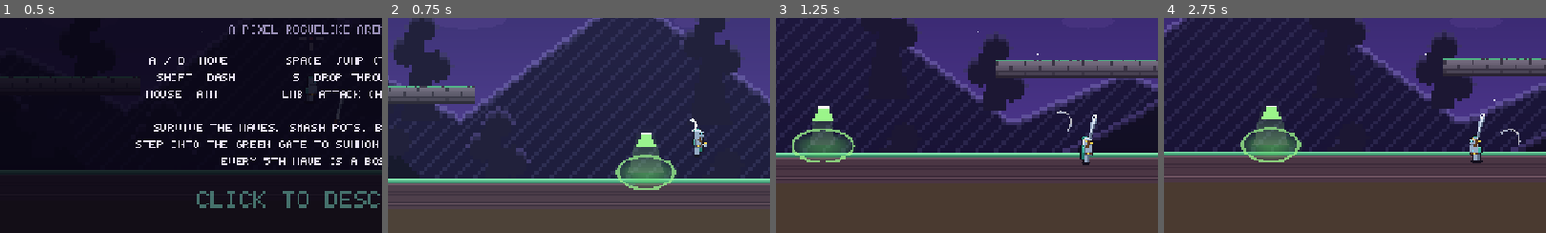
Above: before the commit, frames 1-4 (left to right).
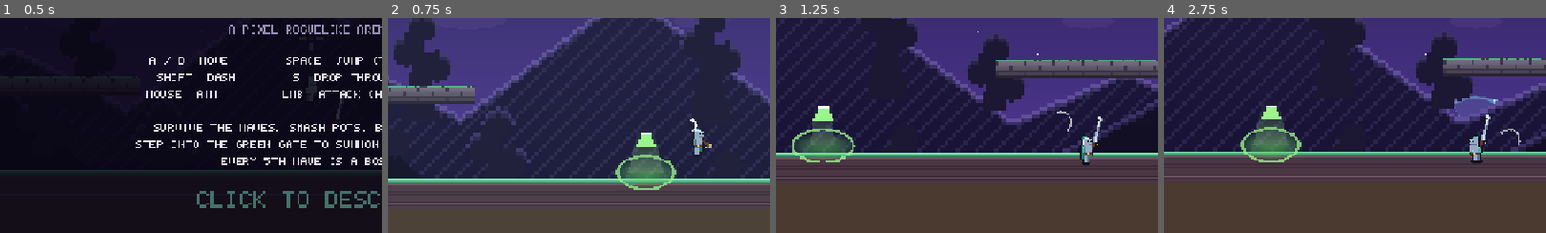
Above: after the commit, the same moments.

Repository: AvSBF/layer-defence
Game: Godot game, scene res://Scenes/World.tscn
Same seed, same stepped clock (60 frames per second), same inputs: the game is played once before the commit and once after it.
Inputs (mouse positions are % of the whole screen's width and height, from its top left):
- Up to frame 1 (0.5 s): no input
- Up to frame 2 (0.75 s): tap Enter (ui_accept) at 0.5 s; move the mouse to (72, 45) at 0.52 s; press the mouse at (72, 45) at 0.53 s; hold D (key_right) from 0.53 s (still down)
- Up to frame 3 (1.25 s): keep holding D (key_right); tap Space (jump) at 0.77 s; tap Shift (dash) at 0.8 s
- Up to frame 4 (2.75 s): move the mouse to (30, 55) at 1.27 s; release the mouse at (30, 55) at 1.28 s; tap Shift (dash) at 1.35, 2.3 s; tap Space (jump) at 1.52 s; click (30, 55) at 1.55 s; move the mouse to (60, 28) at 2.02 s; release D (key_right) at 2.03 s; press the mouse at (60, 28) at 2.03 s; hold A (key_left) from 2.03 s (still down)
The pictures show only the part of the screen within x 9-59%, y 34-84%; the shares and areas given below are measured in that part.

Frame 1 is identical in both runs. In frame 2, less than 0.1% of the frame differs, in the area x 81-85%, y 55-61%; in frame 3, 0.3%; in frame 4, 0.5%, in the area x 76-88%, y 36-61%.

Commit message:
fix: weapon mirroring + reach indicator, readable bat AI, camera lean, shop EQUIP
- weapon flip was applied twice (parent scale + sprite flip_h) so it cancelled
  out and the sword always swung right; now only the Weapon node mirrors
- weapon pivot moved onto the art's grip (bow/staff redrawn), sprites sit in
  the knight's hand and arrows leave the bow instead of his chest
- new reach indicator: translucent wedge matching the exact melee hitbox,
  dashed beam + range circle for ranged weapons (updates with upgrades)
- flying enemies project a ground shadow (height-faded) so their altitude reads
- bats now hover -> telegraph 0.34s -> dive 470px/s -> recover, instead of
  drifting invisibly next to the player
- camera leans towards the portal (clamped to 96x110px) during a drop instead
  of just sliding up; framing offset -240 -> -90
- shop: re-equipping an owned weapon (cost 0) was swallowed by spend(0) == false;
  buttons are never hard-disabled now, unaffordable cards shake + say why,
  sold cards keep their identity, equipped weapon shows EQUIPPED
- docs: new chapter 16 (readability) + camera/shop notes

Diff:
--- a/Resources/Player/Player.tscn
+++ b/Resources/Player/Player.tscn
@@ -1,6 +1,7 @@
-[gd_scene load_steps=6 format=3]
+[gd_scene load_steps=7 format=3]
 
 [ext_resource type="Script" path="res://Scripts/Player/player.gd" id="1_player"]
+[ext_resource type="Script" path="res://Scripts/Player/weapon_reach.gd" id="2_reach"]
 
 [sub_resource type="RectangleShape2D" id="RectangleShape2D_player"]
 size = Vector2(11, 30)
@@ -10,8 +11,12 @@
 
 [node name="Player" type="CharacterBody2D" groups=["player"]]
 collision_layer = 2
-collision_mask = 1
+collision_mask = 3
 script = ExtResource("1_player")
+
+[node name="Reach" type="Node2D" parent="."]
+z_index = -1
+script = ExtResource("2_reach")
 
 [node name="Shape" type="CollisionShape2D" parent="."]
 shape = SubResource("RectangleShape2D_player")
--- a/Resources/Prefabs/Enemy/Enemy.tscn
+++ b/Resources/Prefabs/Enemy/Enemy.tscn
@@ -1,7 +1,8 @@
-[gd_scene load_steps=4 format=3]
+[gd_scene load_steps=5 format=3]
 
 [ext_resource type="Script" path="res://Scripts/Enemies/enemy.gd" id="1_enemy"]
 [ext_resource type="Script" path="res://Scripts/Enemies/enemy_health_bar.gd" id="2_bar"]
+[ext_resource type="Script" path="res://Scripts/Enemies/enemy_shadow.gd" id="3_shadow"]
 
 [sub_resource type="RectangleShape2D" id="RectangleShape2D_body"]
 size = Vector2(12, 12)
@@ -11,6 +12,9 @@
 collision_mask = 5
 script = ExtResource("1_enemy")
 
+[node name="Shadow" type="Node2D" parent="."]
+script = ExtResource("3_shadow")
+
 [node name="Sprite" type="AnimatedSprite2D" parent="."]
 position = Vector2(0, 3)
 
--- a/Scripts/Autoload/game_state.gd
+++ b/Scripts/Autoload/game_state.gd
@@ -61,6 +61,7 @@
 var time_alive : float = 0.0
 var autotest : bool = false
 var autotest_mortal : bool = false
+var aim_lock : Vector2 = Vector2.ZERO
 
 ## Set by the world so GameState can heal / revive / kill the player.
 var player : Node = null
--- a/Scripts/Data/enemy_catalog.gd
+++ b/Scripts/Data/enemy_catalog.gd
@@ -30,6 +30,7 @@
 		"sheet": "Enemies/bat_%s.png", "frame": Vector2i(16, 12), "scale": 1.0,
 		"body": Vector2(14, 10), "sprite_lift": 0.0, "flying": true,
 		"attack_range": 16.0, "attack_cd": 0.9, "knockback_res": 0.1, "hover": 46.0,
+		"windup": 0.34, "dive_speed": 470.0, "dive_time": 0.36, "dive_cd": 2.1,
 		"fps": 10.0,
 	},
 	"skeleton": {
--- a/Scripts/Enemies/enemy.gd
+++ b/Scripts/Enemies/enemy.gd
@@ -40,6 +40,11 @@
 var _stuck_timer : float = 0.0
 var _spawn_grace : float = 0.4
 var _drop_timer : float = 0.0
+var _windup_timer : float = 0.0
+var _dive_timer : float = 0.0
+var _dive_cooldown : float = 0.0
+var _dive_dir : Vector2 = Vector2.ZERO
+var _telegraph : float = 0.0
 var _phase : int = 1
 var action_lock : float = 0.0
 var _slam_pending : bool = false
@@ -192,6 +197,8 @@
 		col = col.lerp(Color(1.35, 1.3, 0.6), 0.5)
 	if _phase == 2 and boss:
 		col = col.lerp(Color(1.0, 0.4, 0.4), 0.3)
+	if _telegraph > 0.0:
+		col = col.lerp(Color(1.9, 1.1, 0.7), _telegraph * 0.8)
 	if _hit_flash > 0.0:
 		col = Color(3, 3, 3, col.a)
 	sprite.modulate = col
@@ -229,7 +236,7 @@
 			if _attack_cd <= 0.0 and dist < float(data.get("attack_range", 20.0)) + 8.0:
 				_melee_swing()
 		"flyer":
-			_fly_towards(to_target, delta)
+			_flyer(to_target, dist, delta)
 			if _attack_cd <= 0.0 and dist < float(data.get("attack_range", 18.0)) + 6.0:
 				_melee_swing()
 		"thrower", "archer", "caster":
@@ -278,6 +285,45 @@
 	velocity = velocity.lerp(target_vel, clampf(5.0 * delta, 0.0, 1.0))
 	_play_anim("run")
 
+## Bats (and other flyers) hover next to the player, telegraph a wind-up, then
+## swoop through. The pattern is deliberately readable: hold -> flash -> dive.
+func _flyer(to_target : Vector2, dist : float, delta : float) -> void:
+	var sp := speed * slow_factor
+	if _windup_timer > 0.0:
+		_windup_timer -= delta
+		velocity = velocity.lerp(Vector2.ZERO, clampf(8.0 * delta, 0.0, 1.0))
+		_telegraph = 1.0
+		_play_anim("attack")
+		if _windup_timer <= 0.0:
+			_telegraph = 0.0
+			_dive_dir = (target.global_position + Vector2(0, -6) - global_position).normalized()
+			_dive_timer = float(data.get("dive_time", 0.36))
+			Audio.play("swing", 0.2, -10.0)
+			FX.play("dust", global_position, {"scale": 0.7, "modulate": Color("#b79bf0")})
+		return
+	if _dive_timer > 0.0:
+		_dive_timer -= delta
+		velocity = _dive_dir * float(data.get("dive_speed", 470.0))
+		_play_anim("attack")
+		if _dive_timer <= 0.0:
+			_dive_cooldown = float(data.get("dive_cd", 2.1))
+			_play_anim("run")
+		return
+	if _dive_cooldown > 0.0:
+		_dive_cooldown -= delta
+	# hover at a readable stand-off point above and to the side of the player
+	var hover := float(data.get("hover", 46.0))
+	var side := -1.0 if to_target.x >= 0.0 else 1.0
+	var anchor := target.global_position + Vector2(side * 42.0, -hover - 26.0)
+	var to_anchor := anchor - global_position
+	var target_vel := to_anchor.normalized() * sp
+	target_vel.y += sin(_wobble * 3.4) * 22.0
+	velocity = velocity.lerp(target_vel, clampf(4.5 * delta, 0.0, 1.0))
+	_play_anim("run")
+	if _dive_cooldown <= 0.0 and dist < 260.0 and to_target.y > -230.0:
+		_windup_timer = float(data.get("windup", 0.34))
+		_dive_cooldown = 0.0001
+
 func _kiter(to_target : Vector2, dist : float, delta : float, keep : float) -> void:
 	var sp := speed * slow_factor
 	if dist > keep + 18.0:
--- /dev/null
+++ b/Scripts/Enemies/enemy_shadow.gd
@@ -0,0 +1,49 @@
+extends Node2D
+
+## Ground shadow for flying enemies. A raycast finds the floor (or platform)
+## underneath, and a squashed dark ellipse is drawn there, fading with height.
+## It is the cheapest way to answer "where is that bat, actually?".
+
+const MAX_HEIGHT := 420.0
+
+var enemy : Enemy
+var _height : float = 0.0
+var _ground_y : float = 0.0
+var _has_ground : bool = false
+
+func _ready() -> void:
+	enemy = get_parent() as Enemy
+	z_index = 1
+	z_as_relative = false
+	visible = false
+
+func _physics_process(_delta : float) -> void:
+	if enemy == null or not is_instance_valid(enemy):
+		return
+	if not enemy.flying or enemy.is_dead:
+		visible = false
+		return
+	var space := get_world_2d().direct_space_state
+	if space == null:
+		return
+	var from := enemy.global_position + Vector2(0, 8)
+	var params := PhysicsRayQueryParameters2D.create(from, from + Vector2(0, 900))
+	params.collision_mask = 1 | 2
+	params.exclude = [enemy.get_rid()]
+	var hit := space.intersect_ray(params)
+	if hit.is_empty():
+		visible = false
+		return
+	_has_ground = true
+	_ground_y = hit.position.y
+	_height = clampf(_ground_y - from.y, 0.0, MAX_HEIGHT)
+	global_position = Vector2(enemy.global_position.x, _ground_y - 1.0)
+	var t : float = 1.0 - _height / MAX_HEIGHT
+	scale = Vector2(0.45 + 0.75 * t, (0.45 + 0.75 * t) * 0.38)
+	modulate.a = 0.10 + 0.30 * t
+	visible = true
+
+func _draw() -> void:
+	if not _has_ground:
+		return
+	draw_circle(Vector2.ZERO, 7.0, Color(0.03, 0.02, 0.07, 1.0))
--- a/Scripts/Player/player.gd
+++ b/Scripts/Player/player.gd
@@ -206,15 +206,24 @@
 			"modulate": Color(0.6, 1.4, 1.5, 0.8)})
 
 func _update_aim() -> void:
-	var mouse := get_global_mouse_position()
-	if absf(mouse.x - global_position.x) > 4.0:
-		facing = 1 if mouse.x > global_position.x else -1
+	# the knight always faces where he is aiming (mouse, or the demo bot's
+	# override), and the weapon pose follows in the same frame
+	var aim := aim_direction()
+	var reference : Vector2 = global_position + aim
+	if absf(reference.x - global_position.x) > 0.1:
+		facing = 1 if reference.x > global_position.x else -1
 	_update_weapon_pose()
 
+const HAND_OFFSET := Vector2(4.0, 2.0)   ## where the hand is, relative to the body centre
+const WEAPON_FRAME := Vector2(40.0, 40.0)
+const WEAPON_PIVOT := Vector2(20.0, 34.0)
+
 func _update_weapon_pose() -> void:
+	# one mirror only: the whole Weapon node flips, so the artwork, the swing
+	# arc and the pivot all turn together (a second flip_h would cancel out)
 	weapon_root.scale.x = float(facing)
-	weapon_sprite.flip_h = facing < 0
-	weapon_sprite.position = Vector2(-20.0, -34.0)
+	weapon_sprite.flip_h = false
+	weapon_sprite.position = HAND_OFFSET - WEAPON_PIVOT
 
 func aim_direction() -> Vector2:
 	if GameState.autotest and aim_override.length() > 0.01:
@@ -269,8 +278,10 @@
 	var hit_something : bool = false
 	var slash : String = str(weapon.get("slash", "slash_steel"))
 	if slash != "":
+		# the arc sheet already spans both sides of the aim direction, so the
+		# rotation alone points it at the target (no extra flip)
 		FX.play(slash, global_position + Vector2(0, -2), {"rotation": aim.angle(), "scale": reach / 40.0,
-			"flip": aim.x < 0.0, "z": 15})
+			"z": 15})
 	FX.shake(float(weapon.get("shake", 0.08)))
 
 	# circle query, then filter by the weapon's swing arc
@@ -315,7 +326,9 @@
 	var count : int = 1 + int(GameState.get_stat("projectile_bonus"))
 	var pierce : int = int(weapon.get("pierce_count", 0)) + int(GameState.get_stat("pierce_bonus"))
 	var spread : float = 0.09
-	var origin : Vector2 = weapon_root.global_position + Vector2(facing * 8.0, -6.0)
+	# muzzle sits at the hand (mirrored with facing) and a bit along the aim,
+	# so arrows visibly leave the bow instead of the character's chest
+	var origin : Vector2 = global_position + Vector2(HAND_OFFSET.x * facing, HAND_OFFSET.y) + aim * 12.0
 	for i in count:
 		var offset := 0.0
 		if count > 1:
--- /dev/null
+++ b/Scripts/Player/weapon_reach.gd
@@ -0,0 +1,67 @@
+extends Node2D
+
+## Aim helper drawn on the floor under the player: a soft wedge for melee
+## weapons (exact reach + swing arc) and a dashed beam for ranged ones. Purely
+## cosmetic, but it is the difference between "I think I can hit that" and
+## "I know I can hit that".
+
+const MELEE_COLOR := Color(0.55, 0.95, 1.0)
+const RANGED_COLOR := Color(1.0, 0.86, 0.45)
+
+var player : Player
+
+func _ready() -> void:
+	player = get_parent() as Player
+	z_index = -1
+	z_as_relative = false
+	queue_redraw()
+
+func _process(_delta : float) -> void:
+	queue_redraw()
+
+func _draw() -> void:
+	if player == null or not is_instance_valid(player) or player.is_dead:
+		return
+	if player.weapon.is_empty():
+		return
+	if GameState.health <= 0:
+		return
+	var aim : Vector2 = player.aim_direction()
+	var range_stat : float = 1.0 + GameState.get_stat("range_mult")
+	if str(player.weapon.get("kind", "melee")) == "melee":
+		_draw_melee(aim, range_stat)
+	else:
+		_draw_ranged(aim)
+
+func _draw_melee(aim : Vector2, range_stat : float) -> void:
+	var reach : float = float(player.weapon.get("range", 40.0)) * range_stat
+	var arc : float = deg_to_rad(float(player.weapon.get("arc", 110.0)))
+	var base : float = aim.angle()
+	var steps : int = 16
+	# translucent wedge = the actual hit zone
+	var points := PackedVector2Array()
+	points.append(Vector2.ZERO)
+	for i in steps + 1:
+		var a : float = base - arc * 0.5 + arc * (float(i) / float(steps))
+		points.append(Vector2(cos(a), sin(a)) * reach)
+	draw_colored_polygon(points, Color(MELEE_COLOR.r, MELEE_COLOR.g, MELEE_COLOR.b, 0.10))
+	# outline arc + side edges
+	draw_arc(Vector2.ZERO, reach, base - arc * 0.5, base + arc * 0.5, 26,
+		Color(MELEE_COLOR.r, MELEE_COLOR.g, MELEE_COLOR.b, 0.42), 1.8, true)
+	var side := Color(MELEE_COLOR.r, MELEE_COLOR.g, MELEE_COLOR.b, 0.24)
+	draw_line(Vector2.ZERO, Vector2.from_angle(base - arc * 0.5) * reach, side, 1.0)
+	draw_line(Vector2.ZERO, Vector2.from_angle(base + arc * 0.5) * reach, side, 1.0)
+	# small tick right in front, so the "sweet spot" reads at a glance
+	draw_circle(aim * reach, 2.2, Color(MELEE_COLOR.r, MELEE_COLOR.g, MELEE_COLOR.b, 0.6))
+
+func _draw_ranged(aim : Vector2) -> void:
+	var reach : float = minf(float(player.weapon.get("range", 400.0)), 300.0)
+	var seg : float = 16.0
+	var count : int = maxi(3, int(reach / seg))
+	for i in count:
+		var t0 : float = float(i) / float(count)
+		var alpha : float = 0.34 * (1.0 - t0 * 0.75)
+		draw_line(aim * seg * i, aim * seg * (i + 1),
+			Color(RANGED_COLOR.r, RANGED_COLOR.g, RANGED_COLOR.b, alpha), 2.0)
+	draw_arc(aim * reach, 5.0, 0.0, TAU, 14,
+		Color(RANGED_COLOR.r, RANGED_COLOR.g, RANGED_COLOR.b, 0.24), 1.5, true)
--- a/Scripts/UI/shop.gd
+++ b/Scripts/UI/shop.gd
@@ -169,7 +169,9 @@
 	box.add_theme_constant_override("separation", 6)
 	panel.add_child(box)
 
-	var is_weapon : bool = offer["type"] == "weapon"
+	# "sold" cards keep showing what they were, not whatever id happens to
+	# resolve next
+	var is_weapon : bool = str(offer.get("was", offer["type"])) == "weapon"
 	var data : Dictionary
 	if is_weapon:
 		data = WeaponCatalog.get_weapon(offer["id"])
@@ -244,14 +246,22 @@
 	if index < 0 or index >= _offers.size():
 		return
 	var offer : Dictionary = _offers[index]
+	if offer["type"] == "sold":
+		return
 	var cost : int = _cost_of(offer)
-	if GameState.coins < cost:
-		GameState.spend(cost)  # triggers the "not enough" feedback
-		return
-	if not GameState.spend(cost):
-		return
+	# cost 0 still has to go through (re-equipping an owned weapon is free) -
+	# GameState.spend(0) reports false, so it is handled explicitly here
+	if cost > 0:
+		if GameState.coins < cost:
+			GameState.spend(cost)  # plays the "NOT ENOUGH COINS" feedback
+			_shake_card(index)
+			return
+		if not GameState.spend(cost):
+			return
 	if offer["type"] == "weapon":
-		if GameState.player != null:
+		if GameState.player != null and is_instance_valid(GameState.player):
+			if str(GameState.player.weapon_id) == str(offer["id"]):
+				return  # already in hand
 			GameState.player.equip(offer["id"])
 		GameState.mark_weapon_owned(offer["id"])
 		Audio.play("buy", 0.05, 2.0)
@@ -260,11 +270,37 @@
 		GameState.apply_upgrade(up)
 		Audio.play("buy")
 	FX.flash(Color("#ffd34d"), 0.12)
-	# card becomes SOLD
-	_offers[index] = {"type": "sold", "id": offer["id"]}
+	# card becomes SOLD (remembering what it was, for the card face)
+	_offers[index] = {"type": "sold", "id": offer["id"], "was": offer["type"]}
 	_repopulate_card(index)
 	_refresh_coins()
 	Audio.play("coin", 0.05, -2.0)
+	_flash_card(index)
+
+## Little "no" wiggle for a card the player cannot afford yet.
+func _shake_card(index : int) -> void:
+	if index >= _card_nodes.size():
+		return
+	var card : Node = _card_nodes[index]
+	if not is_instance_valid(card) or not (card is Control):
+		return
+	var c := card as Control
+	var base := c.position
+	var t := create_tween()
+	for i in 3:
+		t.tween_property(c, "position:x", base.x + (6.0 if i % 2 == 0 else -6.0), 0.05)
+	t.tween_property(c, "position:x", base.x, 0.05)
+
+## Little pop on the card that was just bought.
+func _flash_card(index : int) -> void:
+	if index >= _card_nodes.size():
+		return
+	var card : Node = _card_nodes[index]
+	if not is_instance_valid(card):
+		return
+	var t := create_tween()
+	card.scale = Vector2(1.08, 1.08)
+	t.tween_property(card, "scale", Vector2.ONE, 0.22).set_trans(Tween.TRANS_BACK).set_ease(Tween.EASE_OUT)
 
 func _cost_of(offer : Dictionary) -> int:
 	if offer["type"] == "weapon":
@@ -284,15 +320,17 @@
 	_cards_box.move_child(card, index)
 	_card_nodes[index] = card
 
-## Used by the demo bot / attract mode: buy the cheapest thing we can afford.
+## Used by the demo bot / attract mode: weapons first (that also keeps the
+## EQUIP path exercised on every smoke test), then whatever is affordable.
 func autobuy() -> void:
-	for i in _offers.size():
-		var offer : Dictionary = _offers[i]
-		if offer["type"] == "sold":
-			continue
-		if GameState.coins >= _cost_of(offer):
-			_buy(i)
-			return
+	for wanted in ["weapon", "upgrade"]:
+		for i in _offers.size():
+			var offer : Dictionary = _offers[i]
+			if offer["type"] != wanted:
+				continue
+			if GameState.coins >= _cost_of(offer):
+				_buy(i)
+				return
 
 func _on_reroll() -> void:
 	var cost := 4 + GameState.shop_rerolls * 3
@@ -327,9 +365,19 @@
 			btn.disabled = true
 			continue
 		var cost := _cost_of(offer)
-		btn.disabled = GameState.coins < cost
+		# never hard-disable: a click on an unaffordable card must explain
+		# itself ("NOT ENOUGH COINS") instead of doing nothing
+		var affordable : bool = GameState.coins >= cost
+		btn.modulate = Color.WHITE if affordable else Color(0.55, 0.55, 0.65)
 		if offer["type"] == "weapon":
-			btn.text = "EQUIP  %d" % cost
+			var equipped_now : bool = (GameState.player != null
+				and is_instance_valid(GameState.player)
+				and str(GameState.player.weapon_id) == str(offer["id"]))
+			if equipped_now:
+				btn.text = "EQUIPPED"
+				btn.modulate = Color(0.75, 1.0, 0.85)
+			else:
+				btn.text = "EQUIP  %d" % cost
 		else:
 			btn.text = "BUY  %d" % cost
 
--- a/Scripts/Utils/demo_bot.gd
+++ b/Scripts/Utils/demo_bot.gd
@@ -82,7 +82,9 @@
 func _aim() -> void:
 	var target := _closest_enemy()
 	var aim := Vector2(1, 0)
-	if target != null:
+	if GameState.aim_lock.length() > 0.01:
+		aim = GameState.aim_lock.normalized()
+	elif target != null:
 		aim = (target.global_position - player.global_position).normalized()
 	_aim_angle = lerp_angle(_aim_angle, aim.angle(), 0.12)
 	if "aim_override" in player:
--- a/Scripts/World/arena_camera.gd
+++ b/Scripts/World/arena_camera.gd
@@ -17,6 +17,12 @@
 @export var look_ahead : float = 48.0
 @export var look_offset_y : float = -50.0
 @export var look_offset_speed : float = 2.2
+@export var focus_speed : float = 2.6
+## How far the camera may lean away from the player when framing a point of
+## interest (the portal during a drop). Small on purpose - it is a nudge, not
+## a cutscene.
+@export var focus_max : Vector2 = Vector2(96.0, 110.0)
+@export var focus_ratio : float = 0.42
 
 var trauma : float = 0.0
 var target : Node2D
@@ -27,6 +33,10 @@
 var _zoom_punch : float = 0.0
 var _shake_dir : Vector2 = Vector2.ZERO
 var _look_offset_target : float = 0.0
+var _focus_point : Vector2 = Vector2.ZERO
+var _focus_active : bool = false
+var _focus_offset : Vector2 = Vector2.ZERO
+var _focus_goal : Vector2 = Vector2.ZERO
 
 func _ready() -> void:
 	zoom = base_zoom
@@ -63,6 +73,26 @@
 	if instant:
 		look_offset_y = y
 
+## Lean a little towards a point of interest (the portal). The lean vector is
+## a fraction of the distance, clamped by `focus_max`, so the camera drifts in
+## the right direction instead of flying off to the target.
+func set_focus_point(world_pos : Vector2) -> void:
+	_focus_point = world_pos
+	_focus_active = true
+
+func clear_focus() -> void:
+	_focus_active = false
+
+func _update_focus(delta : float, player_pos : Vector2) -> void:
+	if _focus_active:
+		var to_point : Vector2 = _focus_point - player_pos
+		_focus_goal = to_point * focus_ratio
+		_focus_goal.x = clampf(_focus_goal.x, -focus_max.x, focus_max.x)
+		_focus_goal.y = clampf(_focus_goal.y, -focus_max.y, focus_max.y)
+	else:
+		_focus_goal = Vector2.ZERO
+	_focus_offset = _focus_offset.lerp(_focus_goal, clampf(focus_speed * delta, 0.0, 1.0))
+
 func add_trauma(amount : float, direction : Vector2 = Vector2.ZERO) -> void:
 	trauma = clampf(trauma + amount, 0.0, 1.0)
 	if direction.length() > 0.01:
@@ -80,7 +110,8 @@
 			look.x = clampf(look.x, -look_ahead, look_ahead)
 			look.y = clampf(look.y, -look_ahead * 0.5, look_ahead * 0.5)
 		look_offset_y = lerpf(look_offset_y, _look_offset_target, clampf(look_offset_speed * delta, 0.0, 1.0))
-		var want : Vector2 = target.global_position + look + Vector2(0, look_offset_y)
+		_update_focus(delta, target.global_position)
+		var want : Vector2 = target.global_position + look + Vector2(0, look_offset_y) + _focus_offset
 		global_position = global_position.lerp(want, clampf(follow_speed * delta, 0.0, 1.0))
 
 	var shake : float = trauma * trauma
--- a/Scripts/World/world.gd
+++ b/Scripts/World/world.gd
@@ -74,13 +74,27 @@
 	GameState.autotest_mortal = OS.get_cmdline_user_args().has("--mortal")
 	print("[autotest] starting demo bot")
 	_start_bot()
-	if OS.get_cmdline_user_args().has("--shots"):
-		_screenshot_loop()
+	var shot_interval := 0.0
+	for arg in OS.get_cmdline_user_args():
+		if arg.begins_with("--shots"):
+			shot_interval = 2.0
+			if arg.contains("="):
+				shot_interval = maxf(0.1, float(arg.split("=")[1]))
+	if shot_interval > 0.0:
+		_screenshot_loop(shot_interval)
+	if OS.get_cmdline_user_args().has("--batcheck"):
+		for i in 3:
+			SpawnHelper.spawn_enemy(self, "bat", Vector2(-220.0 + i * 220.0, -150.0), 3, false)
 	if OS.get_cmdline_user_args().has("--pots"):
 		for i in 5:
 			var x := -560.0 + i * 280.0
 			Pot.spawn(self, Vector2(x, -200.0), 140.0, "chest" if i == 2 else "pot")
 	for arg in OS.get_cmdline_user_args():
+		if arg.begins_with("--aim="):
+			match arg.split("=")[1]:
+				"left": GameState.aim_lock = Vector2(-1, 0)
+				"right": GameState.aim_lock = Vector2(1, 0)
+				"up": GameState.aim_lock = Vector2(0, -1)
 		if arg.begins_with("--weapon="):
 			var wanted : String = arg.split("=")[1]
 			if player != null:
@@ -94,10 +108,10 @@
 
 ## Autotest helper: grabs a series of frames so the visuals can be verified
 ## without a human at the keyboard.
-func _screenshot_loop() -> void:
+func _screenshot_loop(interval : float = 2.0) -> void:
 	var shot := 0
 	while shot < 24:
-		await get_tree().create_timer(2.0, true, false, true).timeout
+		await get_tree().create_timer(interval, true, false, true).timeout
 		await RenderingServer.frame_post_draw
 		var img := get_viewport().get_texture().get_image()
 		if img != null:
@@ -110,6 +124,8 @@
 	_run_active = true
 	Audio.play("wave_start", 0.0, -6.0)
 	GameState.start_run()
+	if GameState.autotest and OS.get_cmdline_user_args().has("--rich"):
+		GameState.add_coins(600)   # test budget: exercised by the shop smoke test
 	if wave_manager != null:
 		wave_manager.start_run()
 
@@ -120,12 +136,19 @@
 func _on_wave_cleared(_wave : int) -> void:
 	pass
 
-## Frame the sky portal while enemies are dropping, then settle back down.
+## Frame the sky portal while enemies are dropping: the camera leans slightly
+## towards the portal (not just straight up), then settles back on the player.
 func _process(_delta : float) -> void:
 	if camera == null or wave_manager == null:
 		return
-	var spawning : bool = wave_manager.state == WaveManager.State.SPAWNING
-	camera.call("set_look_offset", -240.0 if spawning else -50.0)
+	if wave_manager.state == WaveManager.State.SPAWNING:
+		camera.call("set_look_offset", -90.0)
+		var portal := get_node_or_null("Portal")
+		if portal != null:
+			camera.call("set_focus_point", portal.global_position)
+	else:
+		camera.call("set_look_offset", -50.0)
+		camera.call("clear_focus")
 
 func _on_wave_started(wave : int, is_boss : bool, info : Dictionary) -> void:
 	if banner != null:
Binary file changed: Aseprites/Generated/Weapons/bow_swing.png
Binary file changed: Aseprites/Generated/Weapons/staff_swing.png
Not shown, added: Scripts/Enemies/enemy_shadow.gd.uid
Not shown, added: Scripts/Player/weapon_reach.gd.uid
